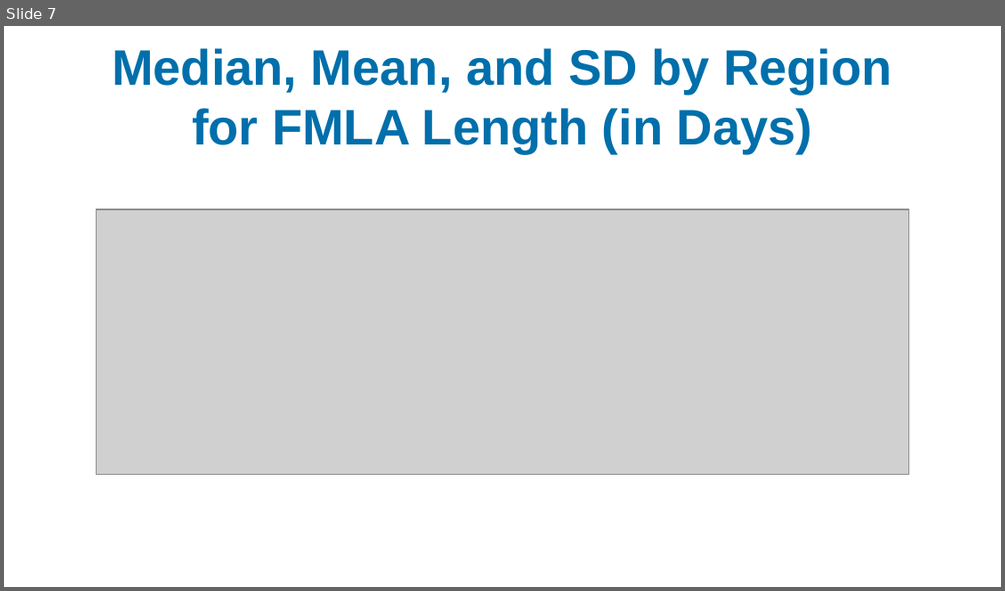
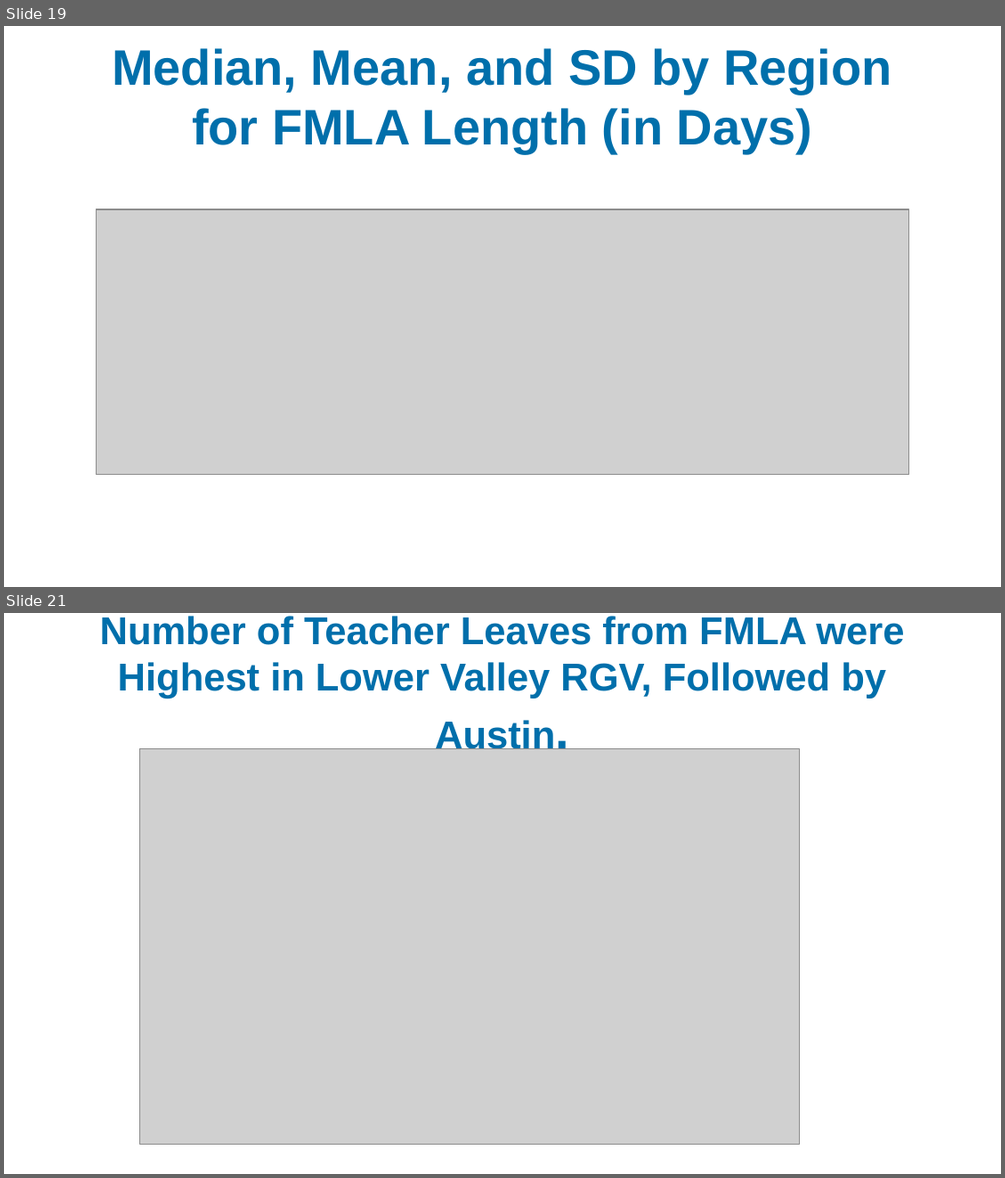
Before and after one commit to idea-analytics/Staffing_Trends_Performance_Vacancies, a slide deck: graphs/Staffing_Part1_23-24_preliminary_report.pptx. Shown one above the other, each under a label of ours: slide 7 before the commit, slides 19 and 21 after it; the slides between them are not shown. The pictures are 1005x591 and 1005x1178 pixels, drawn with LibreOffice and Linux fonts; fonts in the diff are those of the drawing; grey boxes stand for pictures; background and template pictures are left out. Boxes give left, top, right and bottom in pixels: in the first picture for what was removed or moved away, otherwise in the second. Text is boxed around its words. In the diff, an @@ line names an element or a change of style, - is before the commit and + after.

Commit message:
fmla
counts and updates of histograms to pptx

```diff
--- a/graphs/Staffing_Part1_23-24_preliminary_report.pptx
+++ b/graphs/Staffing_Part1_23-24_preliminary_report.pptx
@@ slide 21 added at box(4, 613, 1001, 1174), background picture (left out) @@
@@ title added at box(100, 616, 904, 749), 28 pt, text #006FAB, bold @@
+Number of Teacher Leaves from FMLA were Highest in Lower Valley RGV, Followed by Austin.
@@ picture added at box(139, 748, 799, 1144) @@
@@ what was slide 7 is now slide 19 @@
```
Also in this commit, not shown: 4 slides changed, 13 other slides added, 1 slide removed, 2 other files.
